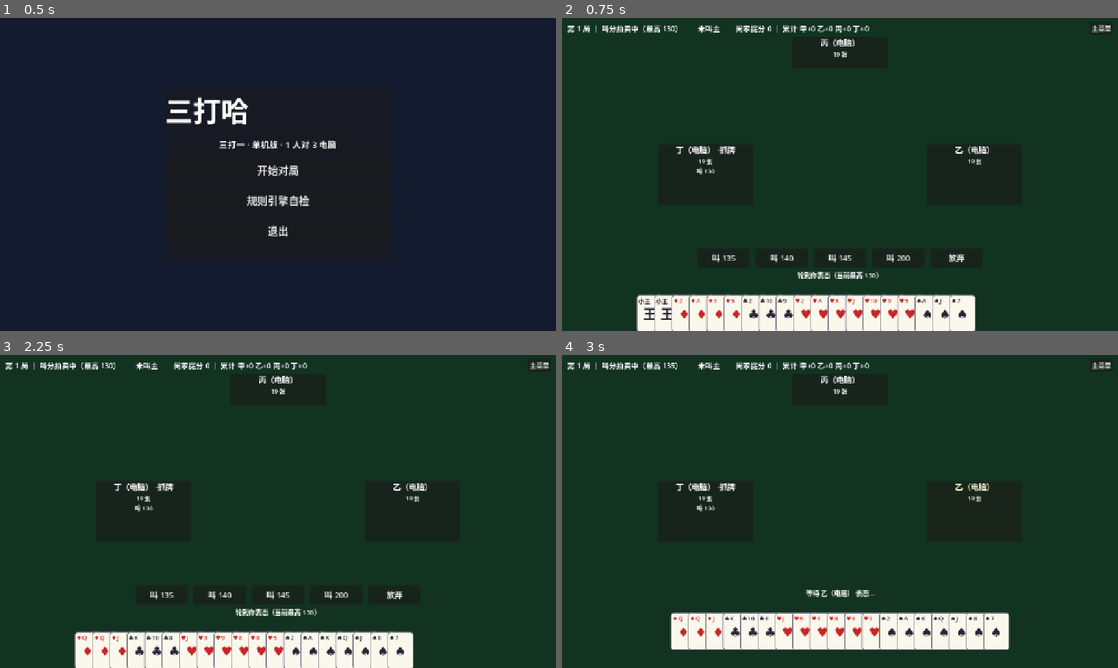
Above: before the commit, frames 1-4 (two rows, left to right).
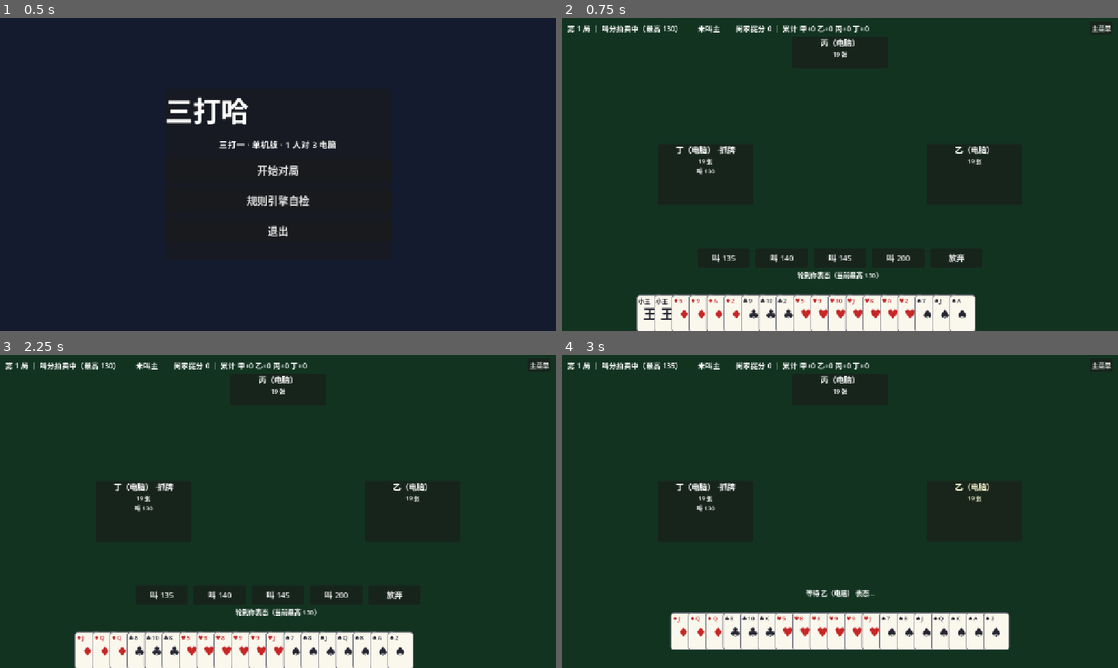
Above: after the commit, the same moments.

Repository: longy1/three-beat-one
Game: Godot game, scene res://scenes/main_menu.tscn
Same seed, same stepped clock (60 frames per second), same inputs: the game is played once before the commit and once after it.
Inputs:
- Up to frame 1 (0.5 s): no input
- Up to frame 2 (0.75 s): click "开始对局" at 0.5 s
- Up to frame 3 (2.25 s): click "主菜单" at 1.25 s; click "开始对局" at 2 s
- Up to frame 4 (3 s): click "叫 135" at 2.75 s

Frame 1 is identical in both runs. In frame 2, 0.1% of the frame differs, in the area x 21-72%, y 89-92%; in frame 3, less than 0.1%; in frame 4, less than 0.1%.

Commit message:
ui: 手牌排序定稿——主牌组居左（主5→大王），副牌居右（从右往左 ♥→♣→♦、A→5）

Diff:
--- a/scripts/game_table.gd
+++ b/scripts/game_table.gd
@@ -416,26 +416,28 @@
 			child.text = "确认扣底（%d/8）" % selected.size()
 
 
-## 手牌排序键（用于降序显示）：主副 → 花色 → 点数大小。
-## 主牌类居最左（组内按 3.1 牌力，大王最左）；副花色按 ♥→♣→♦ 依次向右分组，
-## 组内点数大者靠左（A 贴近主牌组）。整个顺序即"从左往右"阅读：
-## 主牌 → ♥ → ♣ → ♦（若主为其中一门，则该门移入主牌组，其余按花色值顺延）。
+## 手牌排序键（小 = 靠左）。整体布局：[主牌组 | 副牌组]。
+## - 主牌组居左，组内按 3.1 牌力升序：主5 最左 → … → 主A → 副2 → 正2 → 副R → 正R
+##   → 小王 → 大王（大王最右，紧邻副牌）
+## - 副牌居右，"从右往左"阅读为 花色（♥→♣→♦）→ 大小（A→5），
+##   即屏幕从左到右为 ♦→♣→♥ 分组、组内点数升序（A 靠右）
+## - 叫主前无主牌组：全部按花色降序、点数升序（♦→♣→♥→♠）
 static func _hand_order_key(card: Card, trump: TrumpInfo) -> Array:
 	if trump != null and trump.is_trump(card):
-		# 主牌类（含常主，3.3 脱离原花色）：组内按牌力序
+		# 主牌类（含常主，3.3 脱离原花色）：组内按牌力升序
 		return [2, 0, trump.card_power(card)]
 	if trump == null:
-		# 叫主前：纯花色分组
-		return [1, card.suit, card.rank]
-	# 副牌：花色分组，组内点数序
-	return [0, card.suit, card.rank]
-
-
-## 返回显示顺序（从左到右，键降序）的手牌数组
+		# 叫主前：纯花色分组（降序）、点数升序
+		return [1, -card.suit, card.rank]
+	# 副牌：花色降序分组、组内点数升序
+	return [0, -card.suit, card.rank]
+
+
+## 返回显示顺序（从左到右）的手牌数组
 static func sort_hand_for_display(cards: Array, trump: TrumpInfo) -> Array:
 	var ordered := cards.duplicate()
 	ordered.sort_custom(func(a: Card, b: Card) -> bool:
-		return _hand_order_key(a, trump) > _hand_order_key(b, trump))
+		return _hand_order_key(a, trump) < _hand_order_key(b, trump))
 	return ordered
 
 
